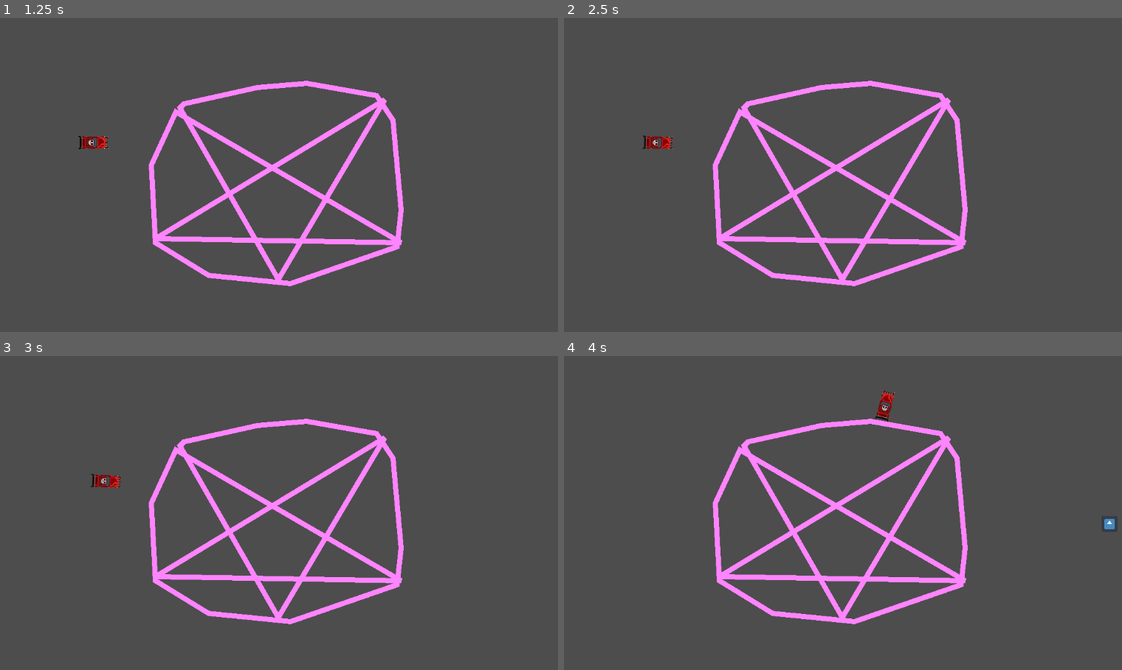
Above: before the commit, frames 1-4 (two rows, left to right).
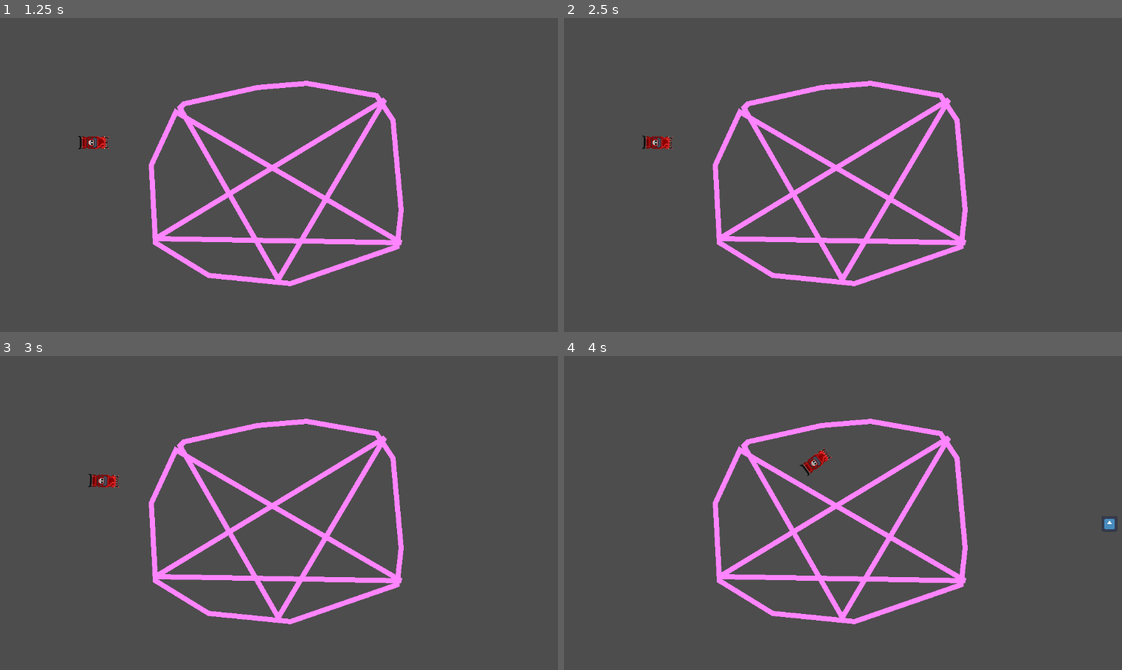
Above: after the commit, the same moments.

Repository: Beat1823/LudumDare55
Game: Godot game, scene res://Scenes/main_screen.tscn
Two runs of this game, one before a commit and one after it. Both use one fixed random seed, a clock stepped at 60 frames per second and the inputs below. The engine's default icon, where the game draws it, is replaced by a stand-in: a white triangle on a blue panel in a dark square.
Inputs:
- Up to frame 1 (1.25 s): tap Enter at 0.5 s; hold Right (turnRight) from 0.53 s (still down)
- Up to frame 2 (2.5 s): tap Space at 1.25 s; release Right (turnRight) at 1.28 s; hold Down (brake) 1.28-2.03 s; hold Right (turnRight) from 2.03 s (still down)
- Up to frame 3 (3 s): release Right (turnRight) at 2.78 s; hold Up (accelerate) from 2.78 s (still down)
- Up to frame 4 (4 s): release Up (accelerate) at 3.53 s; hold Left (turnLeft) from 3.53 s (still down)

Frame 1 is identical in both runs. In frame 2, less than 0.1% of the frame differs, in the area x 14-20%, y 37-42%; in frame 3, 0.2%; in frame 4, 0.4%, in the area x 42-60%, y 10-39%.

Commit message:
Add drag and friction, should have a max speed now.

Diff:
--- a/Scenes/DemonCar/Car.gd
+++ b/Scenes/DemonCar/Car.gd
@@ -3,6 +3,8 @@
 @export var wheelBase = 70
 @export var steeringAngle = 20
 @export var engine_power = 800
+@export var friction = -0.9
+@export var drag = -0.001
 
 var acceleration
 var steerDirection
@@ -10,9 +12,17 @@
 func _physics_process(delta):
 	acceleration = Vector2.ZERO
 	getInput()
+	applyFriction()
 	calcSteering(delta)
 	velocity += acceleration * delta
 	move_and_slide()
+
+func applyFriction():
+	if velocity.length() < 5 :
+		velocity = Vector2.ZERO
+	var frictionForce = velocity * friction
+	var dragForce = velocity * velocity.length() * drag
+	acceleration += dragForce + frictionForce
 
 func getInput():
 	var turn = 0
